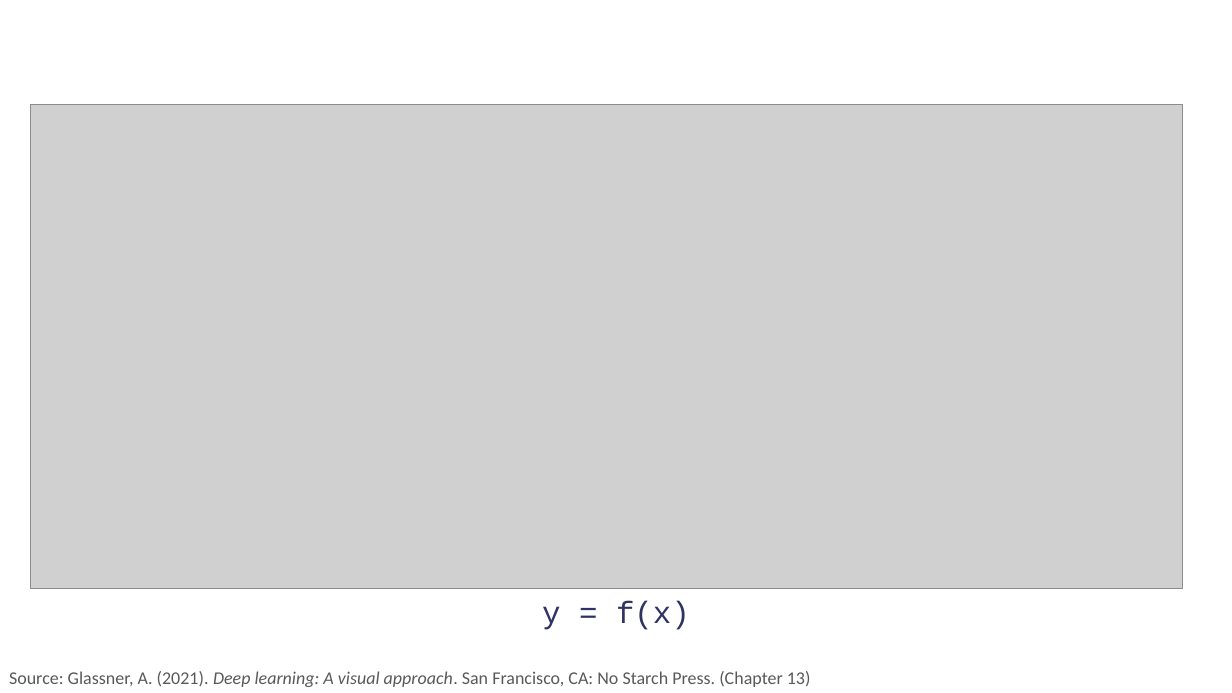
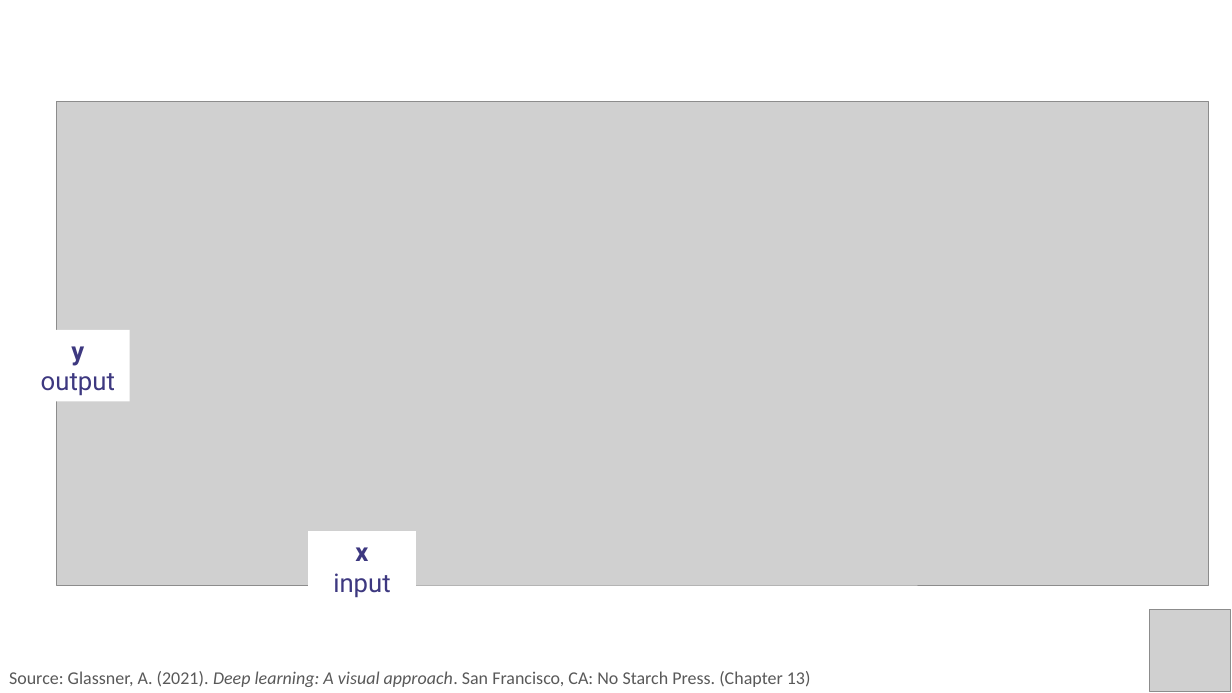
Before and after one commit to PracticumAI/deep_learning, a slide deck: slide 4 of presentations/02.2_activation_functions.pptx. Drawn at 1232x693 pixels with LibreOffice and Linux fonts; fonts in the diff are those of the drawing; grey boxes stand for pictures; background and template pictures are left out. Boxes give left, top, right and bottom in pixels: in the first picture for what was removed or moved away, otherwise in the second. Text is boxed around its words. In the diff, an @@ line names an element or a change of style, - is before the commit and + after.

```diff
--- a/presentations/02.2_activation_functions.pptx
+++ b/presentations/02.2_activation_functions.pptx
@@ picture: place and size @@
-picture at (30,104,1182,588)
+picture at (56,102,1208,585)
@@ rectangle added at (26,330,129,401), fill #FFFFFF, 20 pt, text #3D3880 @@
+y
+output
@@ rectangle added at (309,531,416,603), fill #FFFFFF, 20 pt, text #3D3880 @@
+x
+input
@@ text removed at (542,601,690,630) @@
-y = f(x)
@@ picture added at (1150,610,1231,692) @@
```
Also in this commit, not shown: 10 other slides changed, 2 slides added, 2 slides removed, 3 other files.
